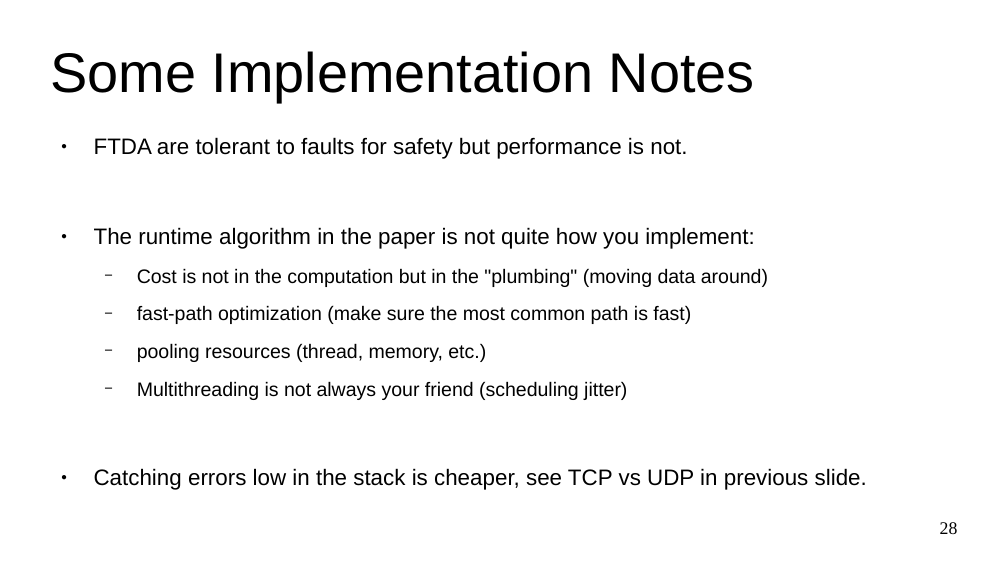
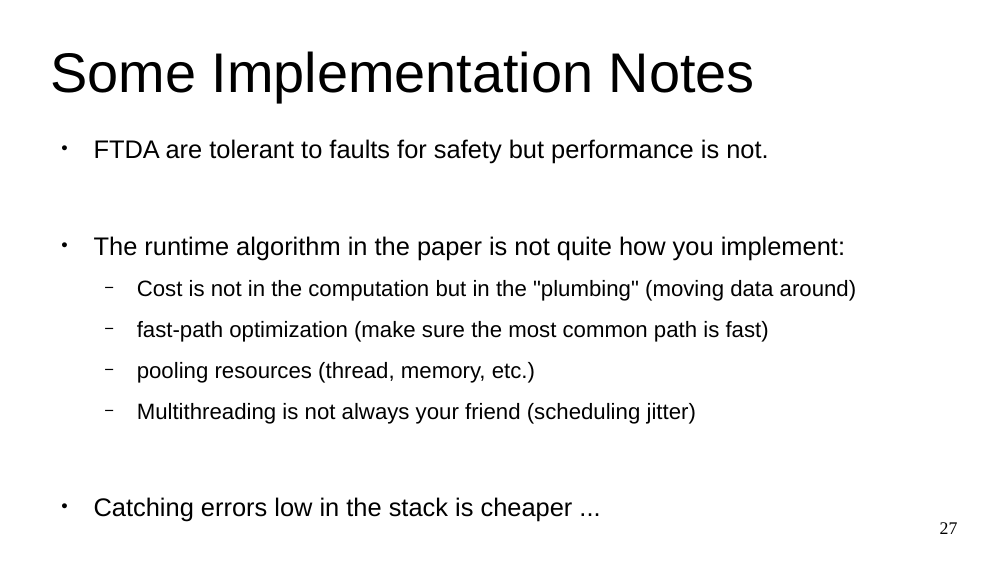
Before and after one commit to dzufferey/presentations, a slide deck: slide 27 of 2020_09_04_FRIDA/presentation.odp (slide 28 before the commit). Drawn at 1008x567 pixels with LibreOffice and Linux fonts; fonts in the diff are those of the drawing. Boxes give left, top, right and bottom in pixels: in the first picture for what was removed or moved away, otherwise in the second. Text is boxed around its words. In the diff, an @@ line names an element or a change of style, - is before the commit and + after.

```diff
--- a/2020_09_04_FRIDA/presentation.odp
+++ b/2020_09_04_FRIDA/presentation.odp
@@ text at (94,139,857,424): size 17.6 to 20 pt in "FTDA are tolerant to faults for safety ...", "The runtime algorithm in the paper is ..."; size 15.4 to 17.5 pt in "Cost is not in the computation but ...", "fast-path optimization (make sure the most common ...", "pooling resources (thread, memory, etc.)", "Multithreading is not always your friend (scheduling ..." @@
@@ text at (94,497,573,521): text changed; size 17.6 to 20 pt @@
-● Catching errors low in the stack is cheaper, see TCP vs UDP in previous slide.
+● Catching errors low in the stack is cheaper ...
@@ page number at (940,522,958,534): text changed @@
-28
+27
```
Also in this commit, not shown: 21 other slides changed, 1 slide added, 1 slide removed, 2 other files.
